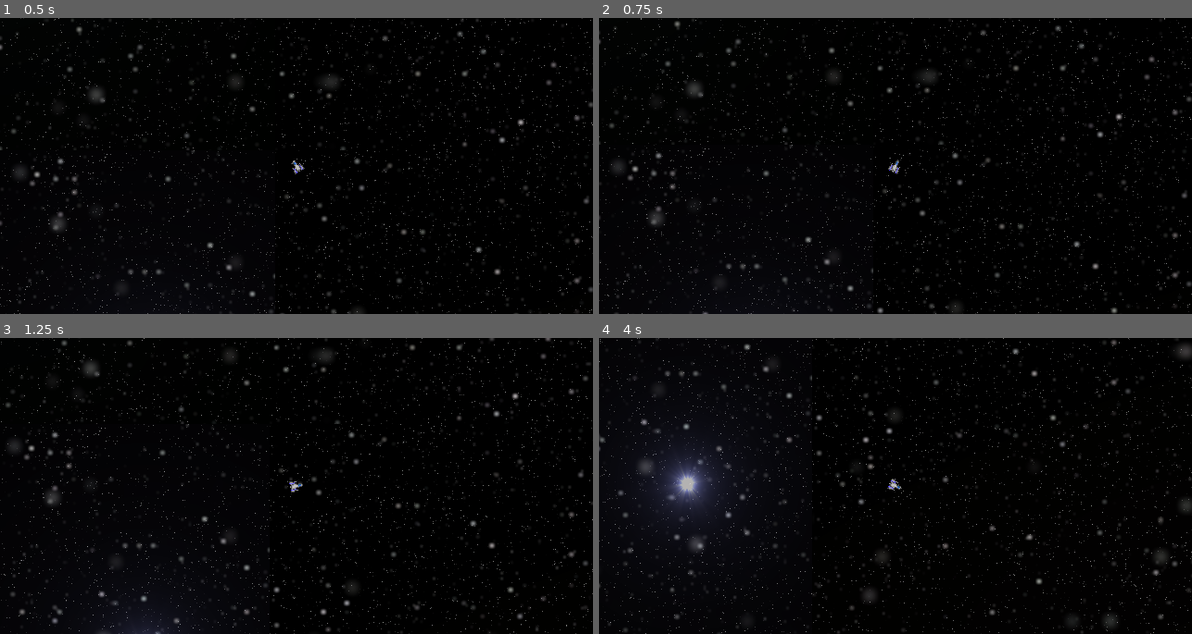
Above: before the commit, frames 1-4 (two rows, left to right).
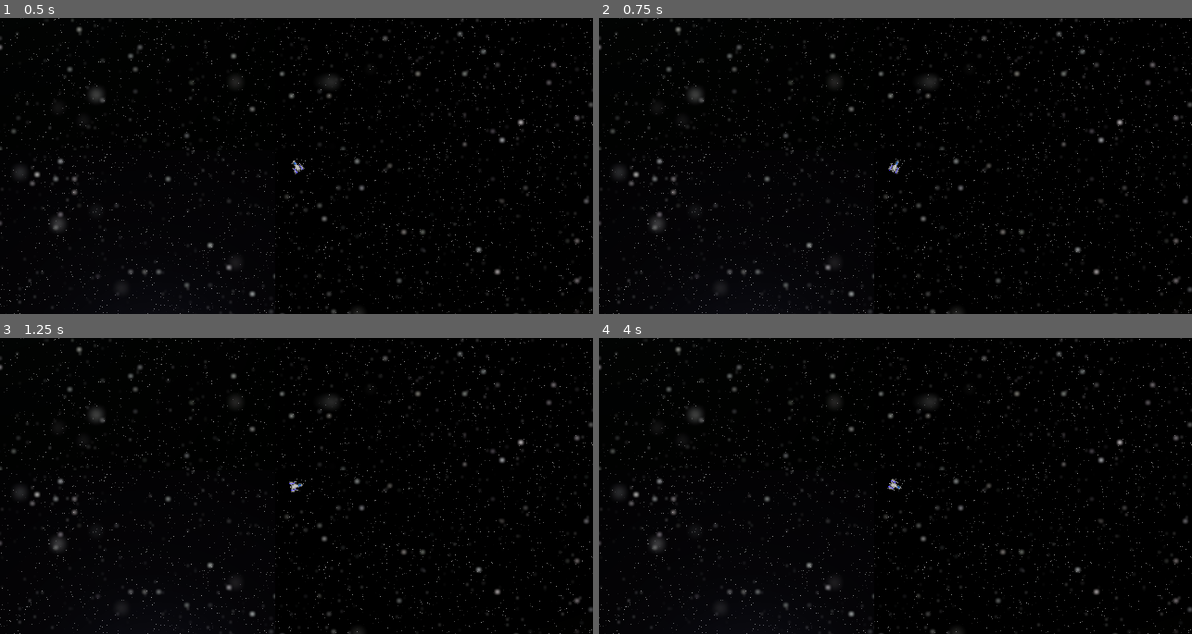
Above: after the commit, the same moments.

Repository: vYORKv/Sector-Flashpoint
Game: Godot game, scene res://Scenes/Game.tscn
The game is run twice, just before and just after one commit, with the same random seed, the same clock (stepped at 60 frames per second) and the same inputs.
Inputs (mouse positions are in pixels of both pictures, inside the frame that each line leads up to):
- Up to frame 1 (0.5 s): no input
- Up to frame 2 (0.75 s): move the mouse to (1025, 151) at 0.52 s; hold Right (ui_right) from 0.53 s (still down); hold F (combat_speed, bound only after the commit) from 0.53 s (still down)
- Up to frame 3 (1.25 s): keep holding Right (ui_right); keep holding F (combat_speed, bound only after the commit)
- Up to frame 4 (4 s): move the mouse to (776, 500) at 1.27 s; release Right (ui_right) at 1.28 s; release F (combat_speed, bound only after the commit) at 1.28 s; hold Down (ui_down) 1.28-2.03 s; tap F (combat_speed, bound only after the commit) at 1.35, 2.85 s; move the mouse to (954, 420) at 2.02 s; hold Right (ui_right) 2.03-2.78 s; hold F (combat_speed, bound only after the commit) 2.03-2.78 s; move the mouse to (865, 545) at 2.77 s; hold Up (ui_up) 2.78-3.53 s; move the mouse to (1073, 530) at 3.52 s; hold Left (ui_left) from 3.53 s (still down); hold F (combat_speed, bound only after the commit) from 3.53 s (still down)

Frame 1 is identical in both runs. In frame 2, 5.1% of the frame differs, in the area x 0-100%, y 0-100%; in frame 3, 5.9%; in frame 4, 9.0%.

Commit message:
Added combat speed and WASD bindings
Locomotion now complete. Only adjustments to speed, acceleration, friction from here forward.

Diff:
--- a/Scripts/Player.gd
+++ b/Scripts/Player.gd
@@ -1,17 +1,27 @@
 extends KinematicBody2D
 
 const acceleration = 5
-const max_speed = 3
 const friction = 4
 const speed = 10
 const turn_speed = 0.2
 
 var velocity = Vector2.ZERO
+var combat_speed = true
+var max_speed = 3
 
 onready var TweenNode = get_node("Tween")
 
 func _ready():
 	pass
+
+func _input(event):
+	if event.is_action_pressed("combat_speed"):
+		if combat_speed == true:
+			max_speed = max_speed * .45
+			combat_speed = false
+		else:
+			max_speed = 3
+			combat_speed = true
 
 func _physics_process(delta):
 	var mouse_position = get_global_mouse_position()
@@ -22,21 +32,23 @@
 	var initial_transform_x = self.transform.x
 	var final_transform_x = (mouse_position - self.global_position).normalized()
 	# interpolate
-	TweenNode.interpolate_method(self, '_set_rotation', initial_transform_x, final_transform_x, turn_speed, Tween.TRANS_LINEAR, Tween.EASE_OUT)
+	TweenNode.interpolate_method(self, '_set_rotation', initial_transform_x,
+	final_transform_x, turn_speed, Tween.TRANS_LINEAR, Tween.EASE_OUT)
 	TweenNode.start()
 	look_at(mouse_position)
 
-	if Input.get_action_strength("ui_up"):
+	if Input.get_action_strength("forward"):
 		velocity = velocity.move_toward(direction * max_speed, acceleration * delta)
-	elif Input.get_action_strength("ui_down"):
-		velocity = velocity.move_toward(-direction * max_speed/2, acceleration * delta)
-	elif Input.get_action_strength("ui_left"):
-		velocity = velocity.move_toward(direction_x * max_speed/2, acceleration * delta)
-	elif Input.get_action_strength("ui_right"):
-		velocity = velocity.move_toward(-direction_x * max_speed/2, acceleration * delta)
+	elif Input.get_action_strength("reverse"):
+		velocity = velocity.move_toward(-direction * (max_speed * .6), acceleration * delta)
+	elif Input.get_action_strength("strafe_left"):
+		velocity = velocity.move_toward(direction_x * (max_speed * .6), acceleration * delta)
+	elif Input.get_action_strength("strafe_right"):
+		velocity = velocity.move_toward(-direction_x * (max_speed * .6), acceleration * delta)
 	else:
 		velocity = velocity.move_toward(Vector2.ZERO, friction * delta)
 	move_and_collide(velocity)
+	print(max_speed)
 
 func _set_rotation(new_transform):
 	# apply tweened x-vector of basis
--- a/project.godot
+++ b/project.godot
@@ -42,6 +42,52 @@
 "svg/scale": 1.0
 }
 
+[input]
+
+ui_left={
+"deadzone": 0.5,
+"events": [ Object(InputEventKey,"resource_local_to_scene":false,"resource_name":"","device":0,"alt":false,"shift":false,"control":false,"meta":false,"command":false,"pressed":false,"scancode":16777231,"unicode":0,"echo":false,"script":null)
+, Object(InputEventJoypadButton,"resource_local_to_scene":false,"resource_name":"","device":0,"button_index":14,"pressure":0.0,"pressed":false,"script":null)
+ ]
+}
+ui_right={
+"deadzone": 0.5,
+"events": [ Object(InputEventKey,"resource_local_to_scene":false,"resource_name":"","device":0,"alt":false,"shift":false,"control":false,"meta":false,"command":false,"pressed":false,"scancode":16777233,"unicode":0,"echo":false,"script":null)
+, Object(InputEventJoypadButton,"resource_local_to_scene":false,"resource_name":"","device":0,"button_index":15,"pressure":0.0,"pressed":false,"script":null)
+ ]
+}
+ui_up={
+"deadzone": 0.5,
+"events": [ Object(InputEventKey,"resource_local_to_scene":false,"resource_name":"","device":0,"alt":false,"shift":false,"control":false,"meta":false,"command":false,"pressed":false,"scancode":16777232,"unicode":0,"echo":false,"script":null)
+, Object(InputEventJoypadButton,"resource_local_to_scene":false,"resource_name":"","device":0,"button_index":12,"pressure":0.0,"pressed":false,"script":null)
+ ]
+}
+combat_speed={
+"deadzone": 0.5,
+"events": [ Object(InputEventKey,"resource_local_to_scene":false,"resource_name":"","device":0,"alt":false,"shift":false,"control":false,"meta":false,"command":false,"pressed":false,"scancode":70,"unicode":0,"echo":false,"script":null)
+ ]
+}
+forward={
+"deadzone": 0.5,
+"events": [ Object(InputEventKey,"resource_local_to_scene":false,"resource_name":"","device":0,"alt":false,"shift":false,"control":false,"meta":false,"command":false,"pressed":false,"scancode":87,"unicode":0,"echo":false,"script":null)
+ ]
+}
+reverse={
+"deadzone": 0.5,
+"events": [ Object(InputEventKey,"resource_local_to_scene":false,"resource_name":"","device":0,"alt":false,"shift":false,"control":false,"meta":false,"command":false,"pressed":false,"scancode":83,"unicode":0,"echo":false,"script":null)
+ ]
+}
+strafe_left={
+"deadzone": 0.5,
+"events": [ Object(InputEventKey,"resource_local_to_scene":false,"resource_name":"","device":0,"alt":false,"shift":false,"control":false,"meta":false,"command":false,"pressed":false,"scancode":65,"unicode":0,"echo":false,"script":null)
+ ]
+}
+strafe_right={
+"deadzone": 0.5,
+"events": [ Object(InputEventKey,"resource_local_to_scene":false,"resource_name":"","device":0,"alt":false,"shift":false,"control":false,"meta":false,"command":false,"pressed":false,"scancode":68,"unicode":0,"echo":false,"script":null)
+ ]
+}
+
 [physics]
 
 common/enable_pause_aware_picking=true
